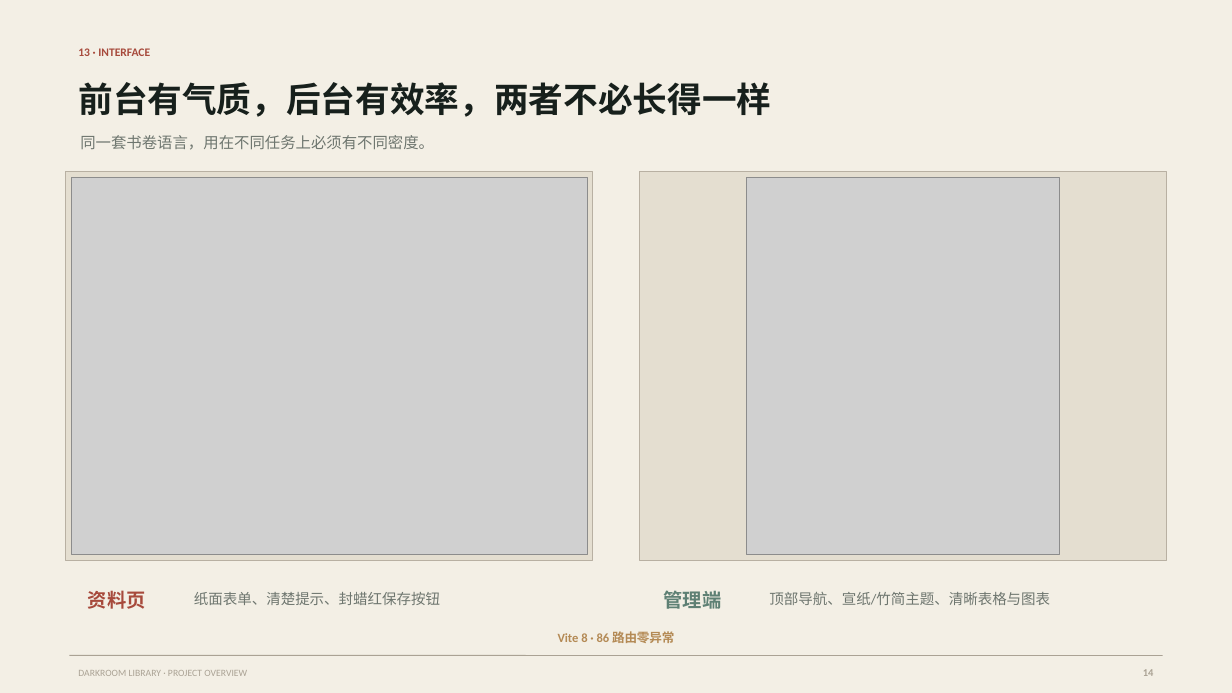
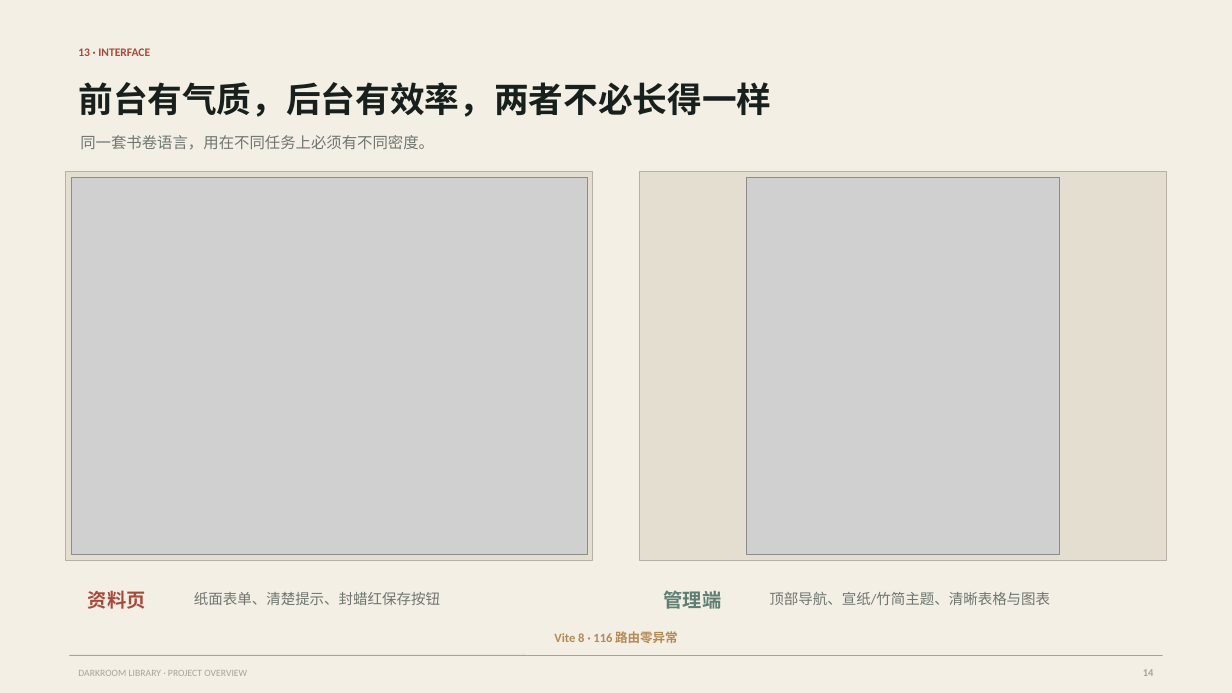
Before and after one commit to NoctilumeDev/DarkRoomLibrary, a slide deck: slide 14 of docs/DarkRoomLibrary-project-overview.pptx. Drawn at 1232x693 pixels with LibreOffice and Linux fonts; fonts in the diff are those of the drawing; grey boxes stand for pictures. Boxes give left, top, right and bottom in pixels: in the first picture for what was removed or moved away, otherwise in the second. Text is boxed around its words. In the diff, an @@ line names an element or a change of style, - is before the commit and + after.

```diff
--- a/docs/DarkRoomLibrary-project-overview.pptx
+++ b/docs/DarkRoomLibrary-project-overview.pptx
@@ text at [554,631,677,643]: text changed @@
-Vite 8 · 86 路由零异常
+Vite 8 · 116 路由零异常
```
Also in this commit, not shown: 2 other slides changed, 28 other files.
